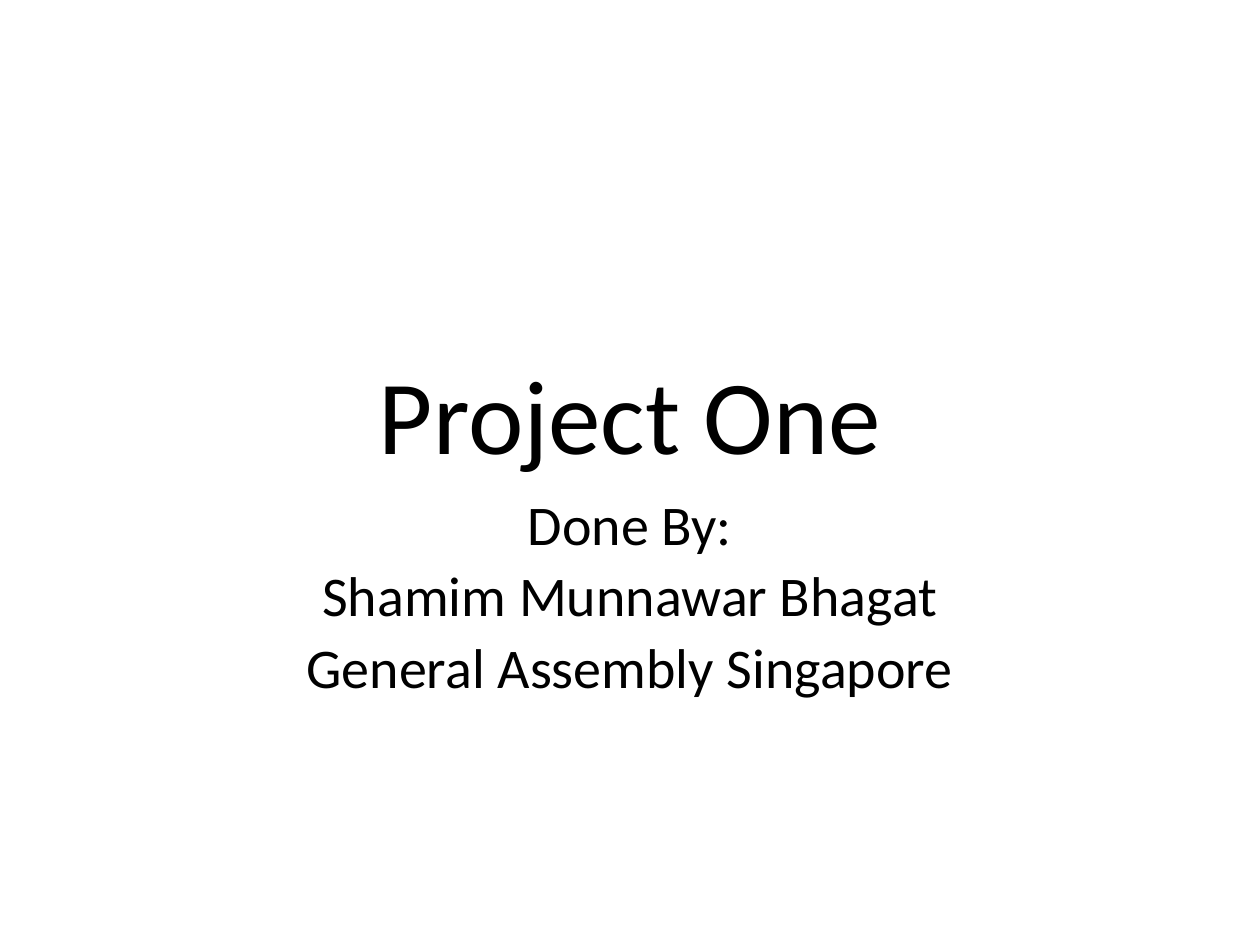
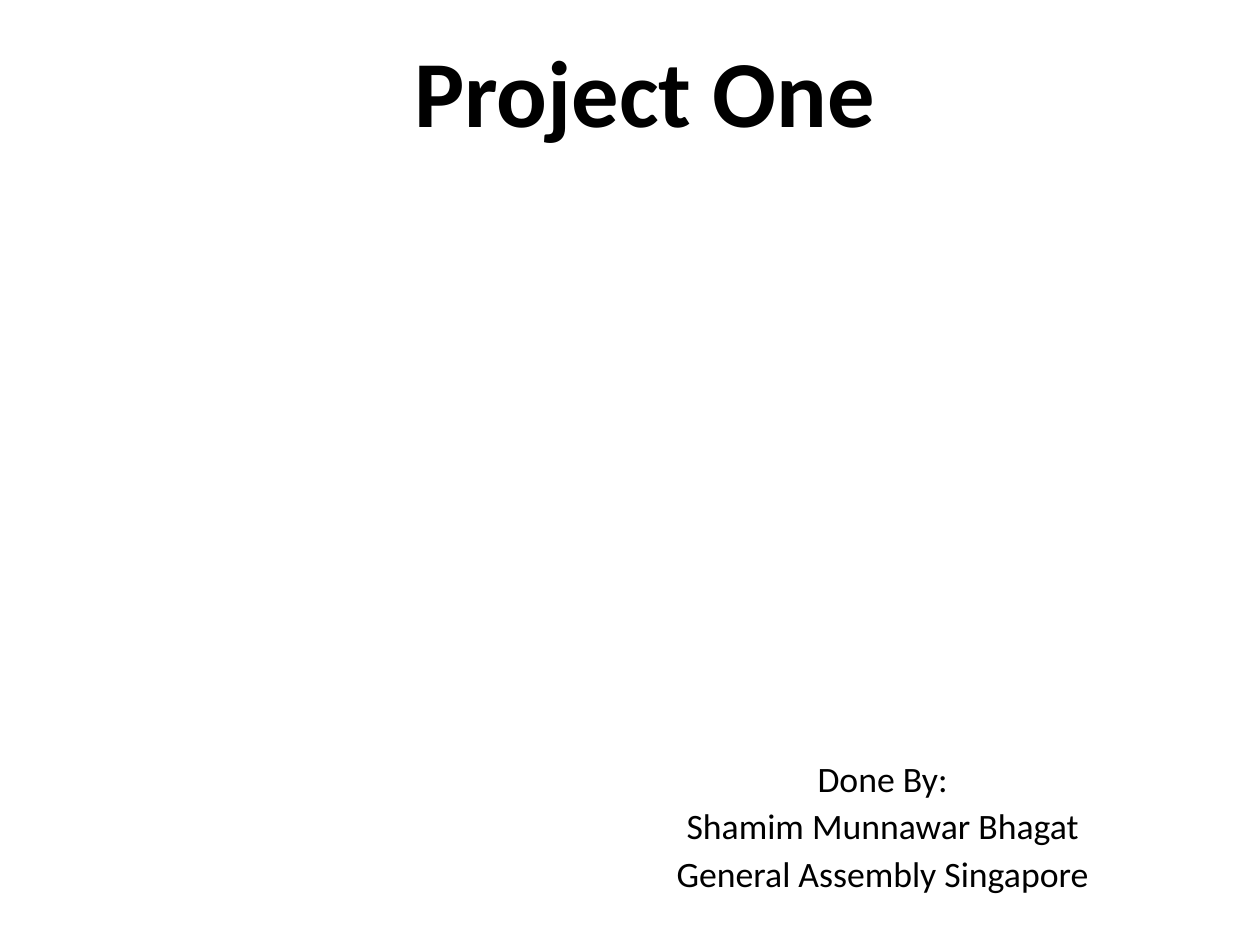
Before and after one commit to shamim1987/projectOne, a slide deck: slide 1 of quiz/presentation/Project One.pptx. Drawn at 1260x945 pixels with LibreOffice and Linux fonts; fonts in the diff are those of the drawing; background and template pictures are left out. Boxes give left, top, right and bottom in pixels: in the first picture for what was removed or moved away, otherwise in the second. Text is boxed around its words. In the diff, an @@ line names an element or a change of style, - is before the commit and + after.

```diff
--- a/quiz/presentation/Project One.pptx
+++ b/quiz/presentation/Project One.pptx
@@ title "Project One": place and size @@
-title "Project One" at bbox=[379, 381, 881, 472]
+title "Project One" at bbox=[414, 60, 875, 143]
@@ title "Project One" at bbox=[414, 60, 875, 143]: size 60 to 54 pt, bold on @@
@@ subtitle "Done By:": place and size @@
-subtitle "Done By:" at bbox=[307, 509, 953, 698]
+subtitle "Done By:" at bbox=[677, 769, 1088, 893]
@@ subtitle "Done By:" at bbox=[677, 769, 1088, 893]: size 32 to 20.4 pt; line spacing 0.8 to 0.7 @@
```
Also in this commit, not shown: 4 other slides changed, 7 slides added, 1 slide removed, 1 other file.
